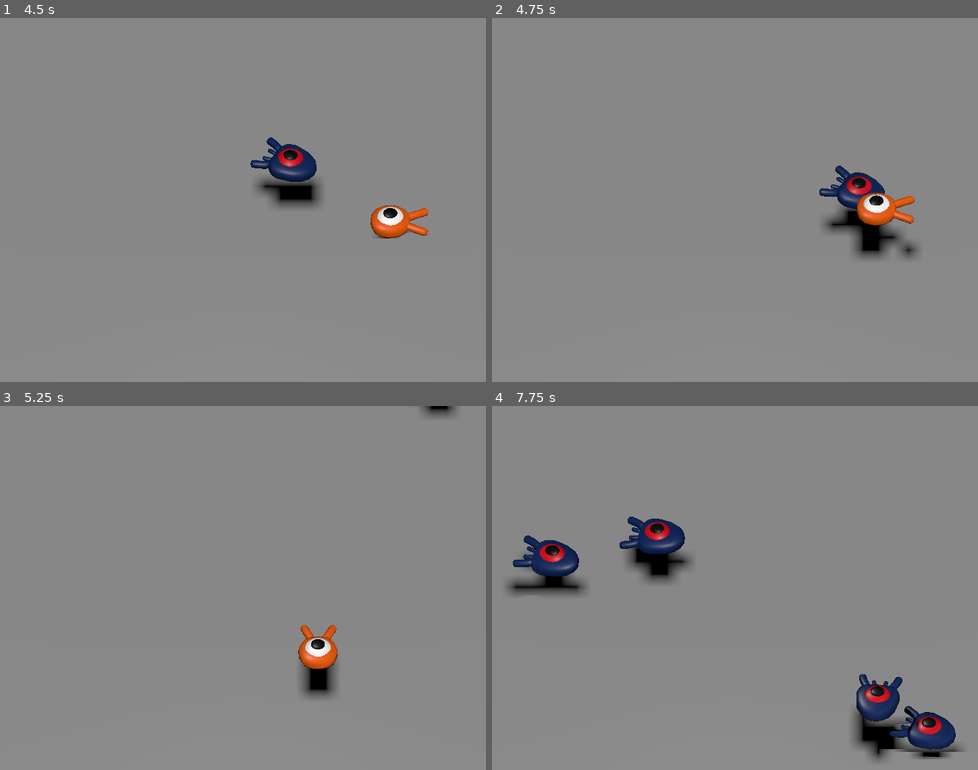
Above: before the commit, frames 1-4 (two rows, left to right).
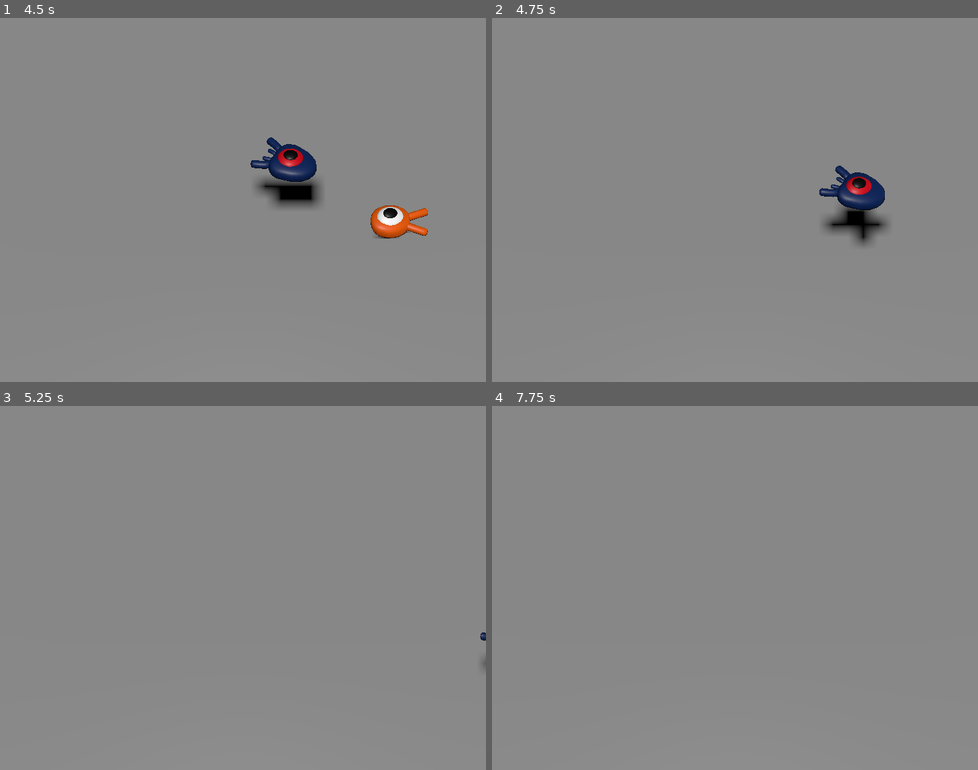
Above: after the commit, the same moments.

Repository: watahikiyoshihiro/squash_the_creeps
Game: Godot game, scene res://main.tscn
The game is run twice, just before and just after one commit, with the same random seed, the same clock (stepped at 60 frames per second) and the same inputs.
Inputs:
- Up to frame 1 (4.5 s): tap Enter at 0.5 s; hold Right (move_right) 0.53-1.28 s; tap Space (jump) at 0.77, 1.52, 3.02, 3.77 s; hold Down (move_back) 1.28-2.03 s; hold Right (move_right) 2.03-2.78 s; hold Up (move_forward) 2.78-3.53 s; hold Left (move_left) from 3.53 s (still down)
- Up to frame 2 (4.75 s): keep holding Left (move_left); tap Space (jump) at 4.52 s
- Up to frame 3 (5.25 s): release Left (move_left) at 5.03 s; hold Down (move_back) from 5.03 s (still down)
- Up to frame 4 (7.75 s): release Down (move_back) at 5.78 s; hold Right (move_right) 5.78-6.53 s; tap Space (jump) at 6.02, 6.77, 7.52 s; hold Up (move_forward) 6.53-7.28 s; hold Right (move_right) from 7.28 s (still down)

Frame 1 is identical in both runs. In frame 2, 1.5% of the frame differs, in the area x 74-88%, y 47-67%; in frame 3, 1.5%; in frame 4, 6.6%, in the area x 2-97%, y 30-98%.

Commit message:
Killing the player

Diff:
--- a/main.gd
+++ b/main.gd
@@ -17,3 +17,9 @@
 
 	# Spawn the mob by adding it to the Main scene.
 	add_child(mob)
+
+
+
+
+func _on_player_hit():
+	$MobTimer.stop()
--- a/main.tscn
+++ b/main.tscn
@@ -77,8 +77,9 @@
 [node name="SpawnLocation" type="PathFollow3D" parent="SpawnPath"]
 transform = Transform3D(-0.00232903, 0.00714581, -0.999972, 0, 0.999974, 0.00714583, 0.999997, 1.66429e-05, -0.00232897, -13.0529, 3.98633, -16.8526)
 
-[node name="Timer" type="Timer" parent="."]
+[node name="MobTimer" type="Timer" parent="."]
 wait_time = 0.5
 autostart = true
 
-[connection signal="timeout" from="Timer" to="." method="_on_timer_timeout"]
+[connection signal="hit" from="Player" to="." method="_on_player_hit"]
+[connection signal="timeout" from="MobTimer" to="." method="_on_timer_timeout"]
--- a/player.gd
+++ b/player.gd
@@ -11,6 +11,10 @@
 @export var bounce_impulse = 16
 
 var target_velocity = Vector3.ZERO
+
+# Emitted when the player was hit by a mob.
+# Put this at the top of the script.
+signal hit
 
 func _physics_process(delta):
 	# We create a local variable to store the input direction.
@@ -68,3 +72,13 @@
 				target_velocity.y = bounce_impulse
 				# Prevent further duplicate calls.
 				break
+
+
+# And this function at the bottom.
+func die():
+	hit.emit()
+	queue_free()
+
+
+func _on_mob_detector_body_entered(body):
+	die()
--- a/player.tscn
+++ b/player.tscn
@@ -1,10 +1,14 @@
-[gd_scene load_steps=4 format=3 uid="uid://bwa1uxfh5fi6"]
+[gd_scene load_steps=5 format=3 uid="uid://bwa1uxfh5fi6"]
 
 [ext_resource type="Script" path="res://player.gd" id="1_1ku5n"]
 [ext_resource type="PackedScene" uid="uid://cv85ublabtd7a" path="res://art/player.glb" id="1_s7856"]
 
 [sub_resource type="SphereShape3D" id="SphereShape3D_bcwiw"]
 radius = 0.8
+
+[sub_resource type="CylinderShape3D" id="CylinderShape3D_n4yuv"]
+height = 0.2
+radius = 1.0
 
 [node name="Player" type="CharacterBody3D"]
 collision_mask = 6
@@ -17,3 +21,14 @@
 [node name="CollisionShape3D" type="CollisionShape3D" parent="."]
 transform = Transform3D(1, 0, 0, 0, 1, 0, 0, 0, 1, 2.08165e-12, 0.4, 2.08165e-12)
 shape = SubResource("SphereShape3D_bcwiw")
+
+[node name="MobDetector" type="Area3D" parent="."]
+collision_layer = 0
+collision_mask = 2
+monitorable = false
+
+[node name="CollisionShape3D" type="CollisionShape3D" parent="MobDetector"]
+transform = Transform3D(1, 0, 0, 0, 1, 0, 0, 0, 1, 2.08165e-12, 0.4, 2.08165e-12)
+shape = SubResource("CylinderShape3D_n4yuv")
+
+[connection signal="body_entered" from="MobDetector" to="." method="_on_mob_detector_body_entered"]
